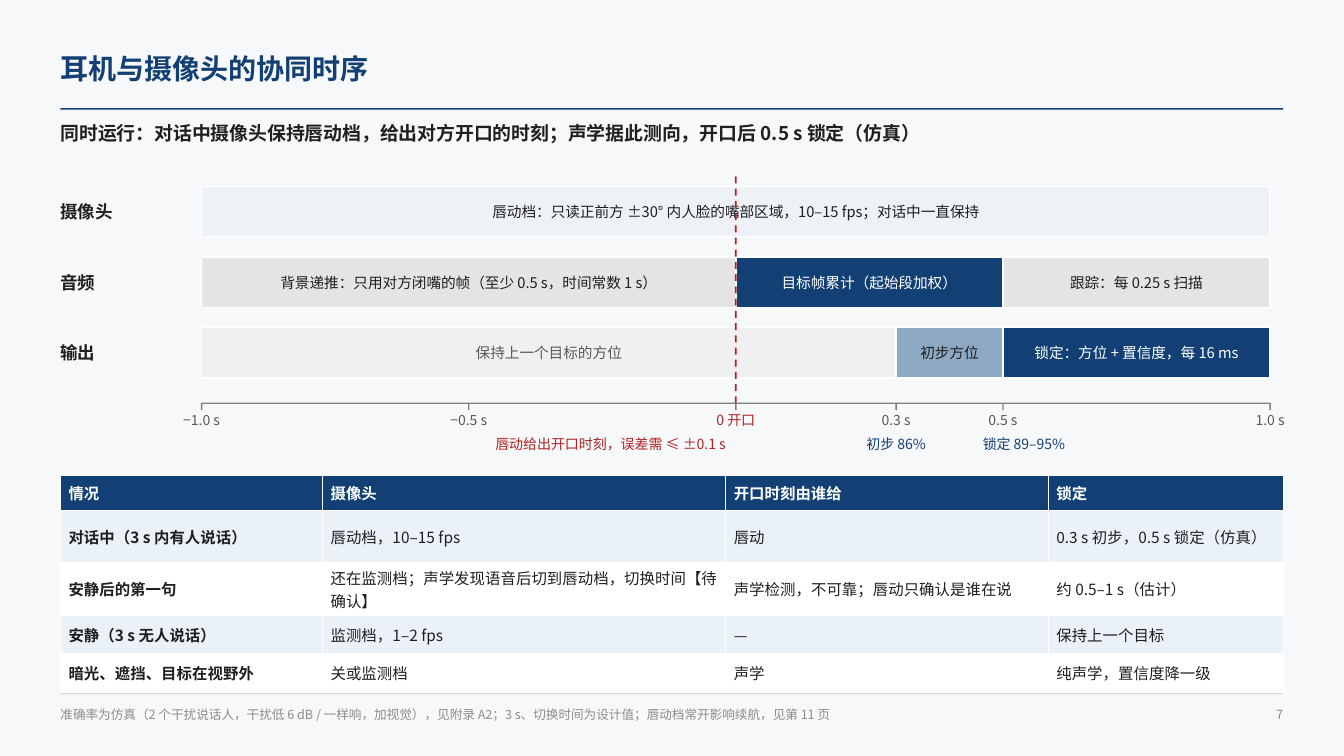
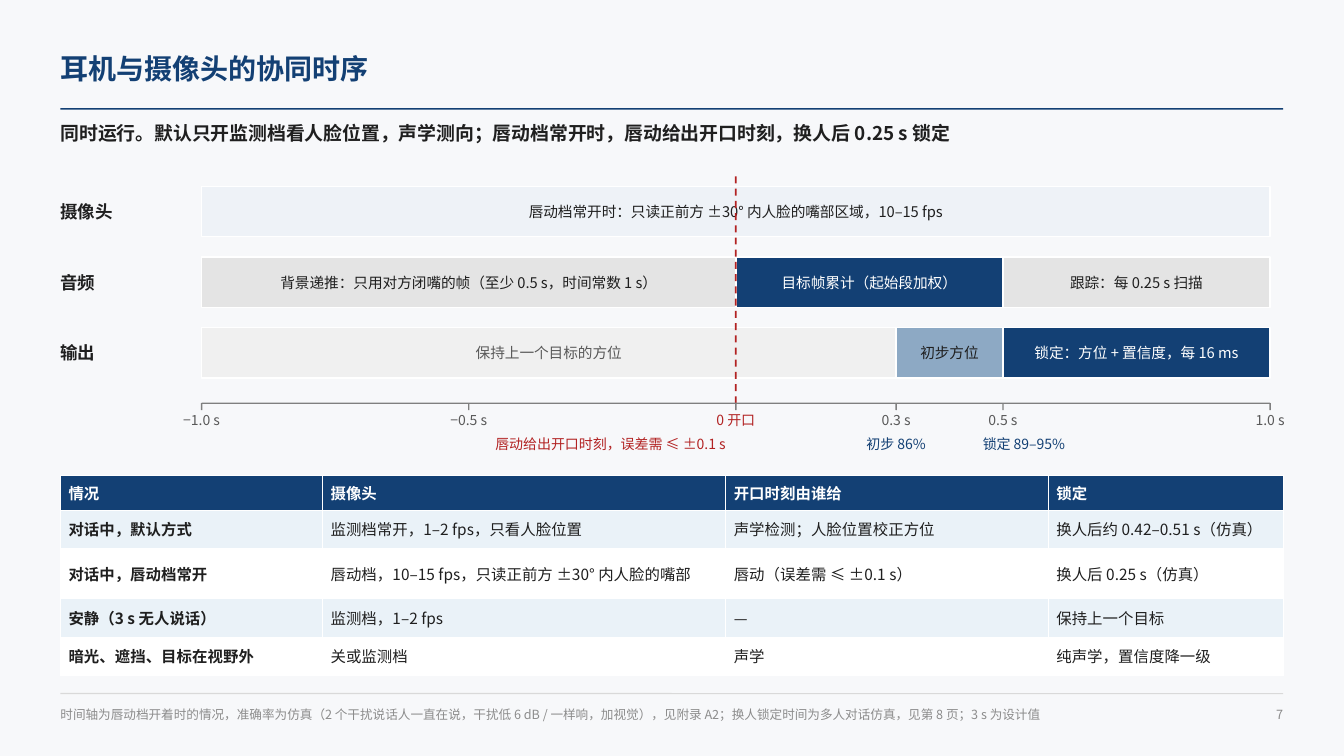
Before and after one commit to ZeroFoxxi/ssl-scene1, a slide deck: slide 7 of 02_耳机声源定位/耳机摄像头听觉辅助_整体设计方案.pptx. Drawn at 1344x756 pixels with LibreOffice and Linux fonts; fonts in the diff are those of the drawing. Boxes give left, top, right and bottom in pixels: in the first picture for what was removed or moved away, otherwise in the second. Text is boxed around its words. In the diff, an @@ line names an element or a change of style, - is before the commit and + after.

```diff
--- a/02_耳机声源定位/耳机摄像头听觉辅助_整体设计方案.pptx
+++ b/02_耳机声源定位/耳机摄像头听觉辅助_整体设计方案.pptx
@@ text at <box>60,124,950,143</box>: text changed @@
-同时运行：对话中摄像头保持唇动档，给出对方开口的时刻；声学据此测向，开口后 0.5 s 锁定（仿真）
+同时运行。默认只开监测档看人脸位置，声学测向；唇动档常开时，唇动给出开口时刻，换人后 0.25 s 锁定
@@ text at <box>529,202,943,221</box>: text changed @@
-唇动档：只读正前方 ±30° 内人脸的嘴部区域，10–15 fps；对话中一直保持
+唇动档常开时：只读正前方 ±30° 内人脸的嘴部区域，10–15 fps
@@ table at <box>60,476,1284,668</box> @@
-row 2: 对话中（3 s 内有人说话） | 唇动档，10–15 fps | 唇动 | 0.3 s 初步，0.5 s 锁定（仿真）
+row 2: 对话中，默认方式 | 监测档常开，1–2 fps，只看人脸位置 | 声学检测；人脸位置校正方位 | 换人后约 0.42–0.51 s（仿真）
-row 3: 安静后的第一句 | 还在监测档；声学发现语音后切到唇动档，切换时间【待确认】 | 声学检测，不可靠；唇动只确认是谁在说 | 约 0.5–1 s（估计）
+row 3: 对话中，唇动档常开 | 唇动档，10–15 fps，只读正前方 ±30° 内人脸的嘴部 | 唇动（误差需 ≤ ±0.1 s） | 换人后 0.25 s（仿真）
@@ text at <box>60,708,1040,721</box>: text changed @@
-准确率为仿真（2 个干扰说话人，干扰低 6 dB / 一样响，加视觉），见附录 A2；3 s、切换时间为设计值；唇动档常开影响续航，见第 11 页
+时间轴为唇动档开着时的情况，准确率为仿真（2 个干扰说话人一直在说，干扰低 6 dB / 一样响，加视觉），见附录 A2；换人锁定时间为多人对话仿真，见第 8 页；3 s 为设计值
```
Also in this commit, not shown: 21 other slides changed, 1 slide added, 8 other files.
